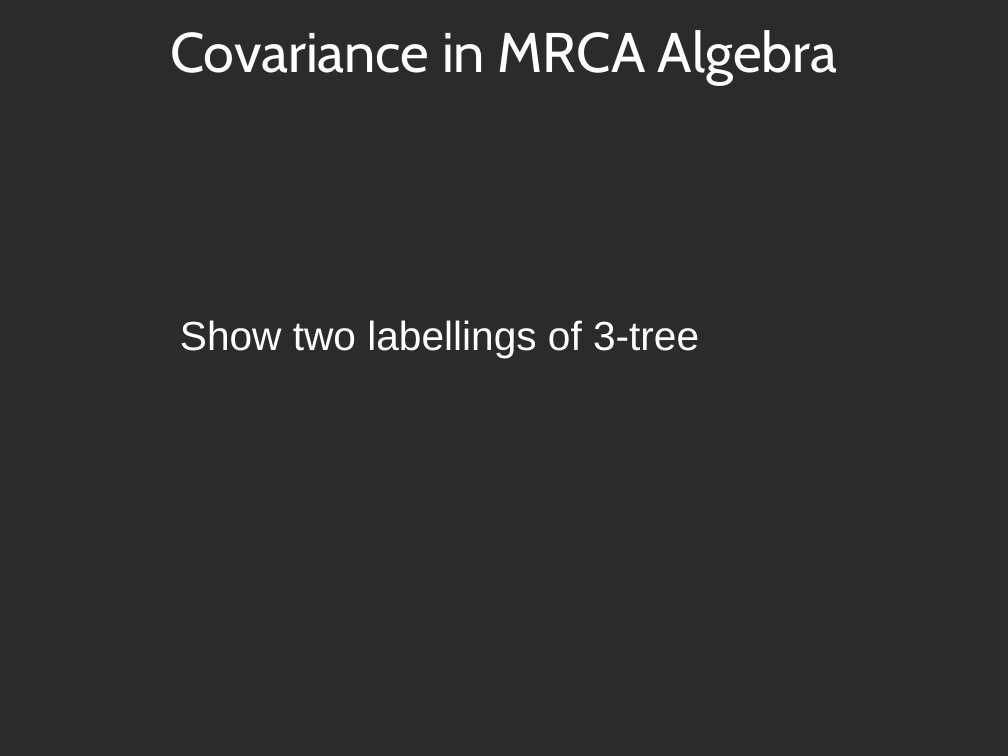
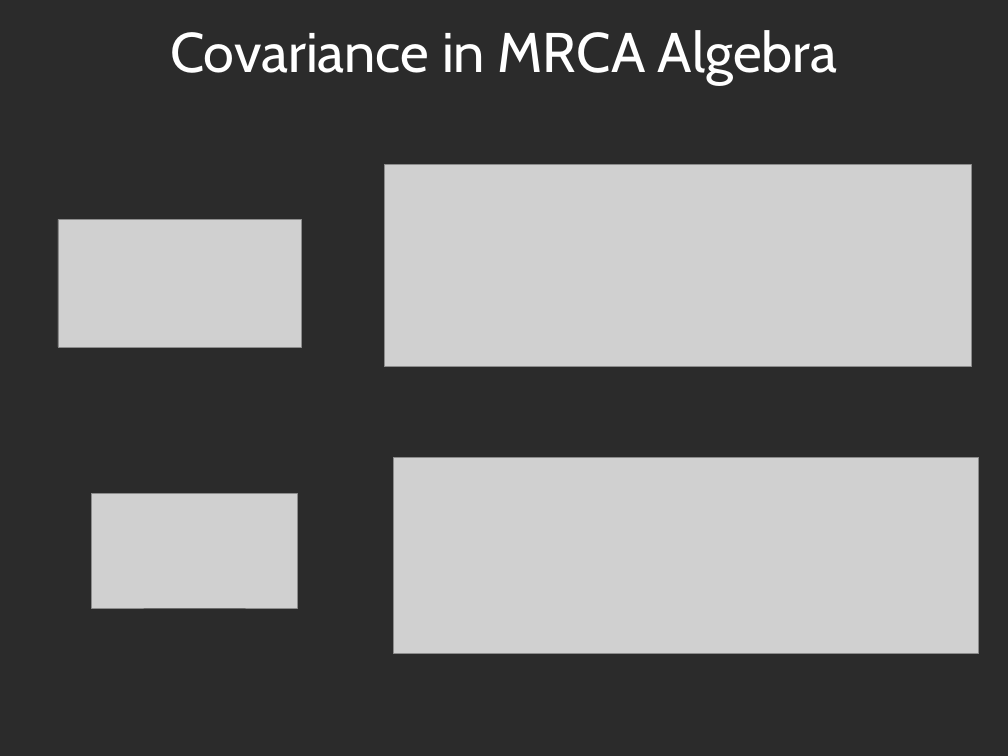
Before and after one commit to spiveeworks/treeshapes, a slide deck: slide 10 of presentation.odp. Drawn at 1008x756 pixels with LibreOffice and Linux fonts; fonts in the diff are those of the drawing; grey boxes stand for pictures; background and template pictures are left out; a plain dark background stands for a picture behind light text. Boxes give left, top, right and bottom in pixels: in the first picture for what was removed or moved away, otherwise in the second. Text is boxed around its words. In the diff, an @@ line names an element or a change of style, - is before the commit and + after.

Commit message:
put pictures into presentation
now i need to do the same for the results

```diff
--- a/presentation.odp
+++ b/presentation.odp
@@ picture added at [384,165,971,367] @@
@@ picture added at [58,220,302,348] @@
@@ text removed at [180,320,699,357] @@
-Show two labellings of 3-tree
@@ picture added at [394,457,979,654] @@
@@ picture added at [91,494,298,608] @@
```
Also in this commit, not shown: 7 other slides changed, 3 slides added, 3 slides removed, 21 other files.
